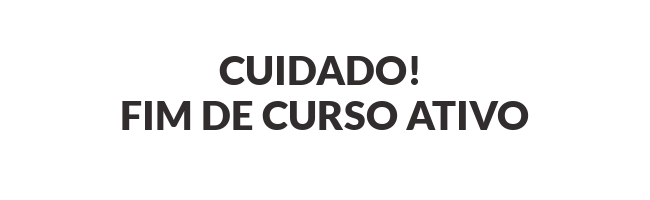
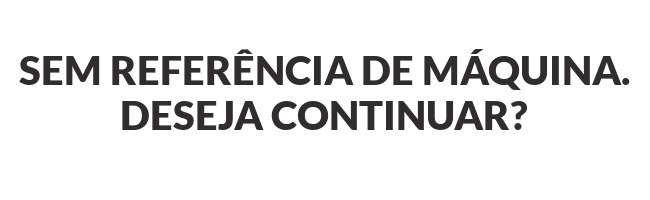
Before/after of a 650 × 200 layered artwork. What changed in the layer stack:
added layer "OHMICO #2" above "OHMICO #1" over (19, 49, 630, 130)
hid "OHMICO #1" over (122, 56, 529, 130)
